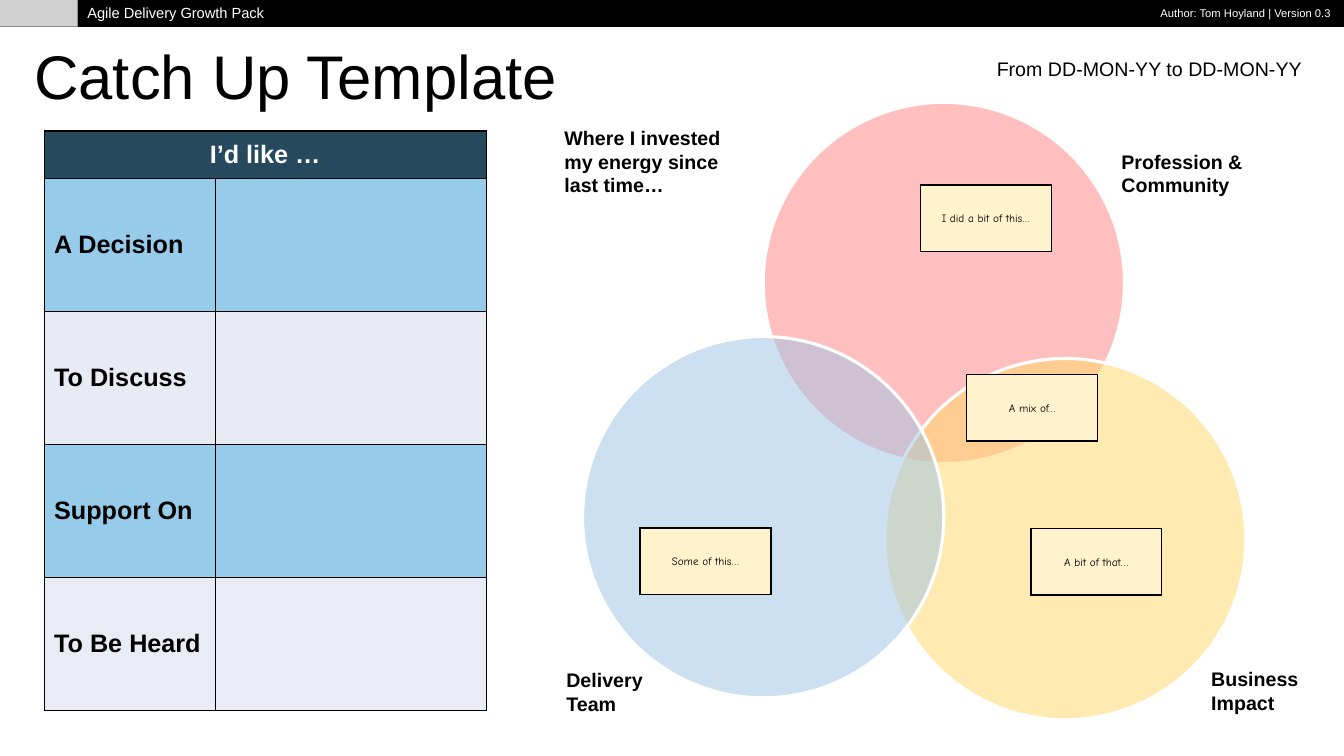
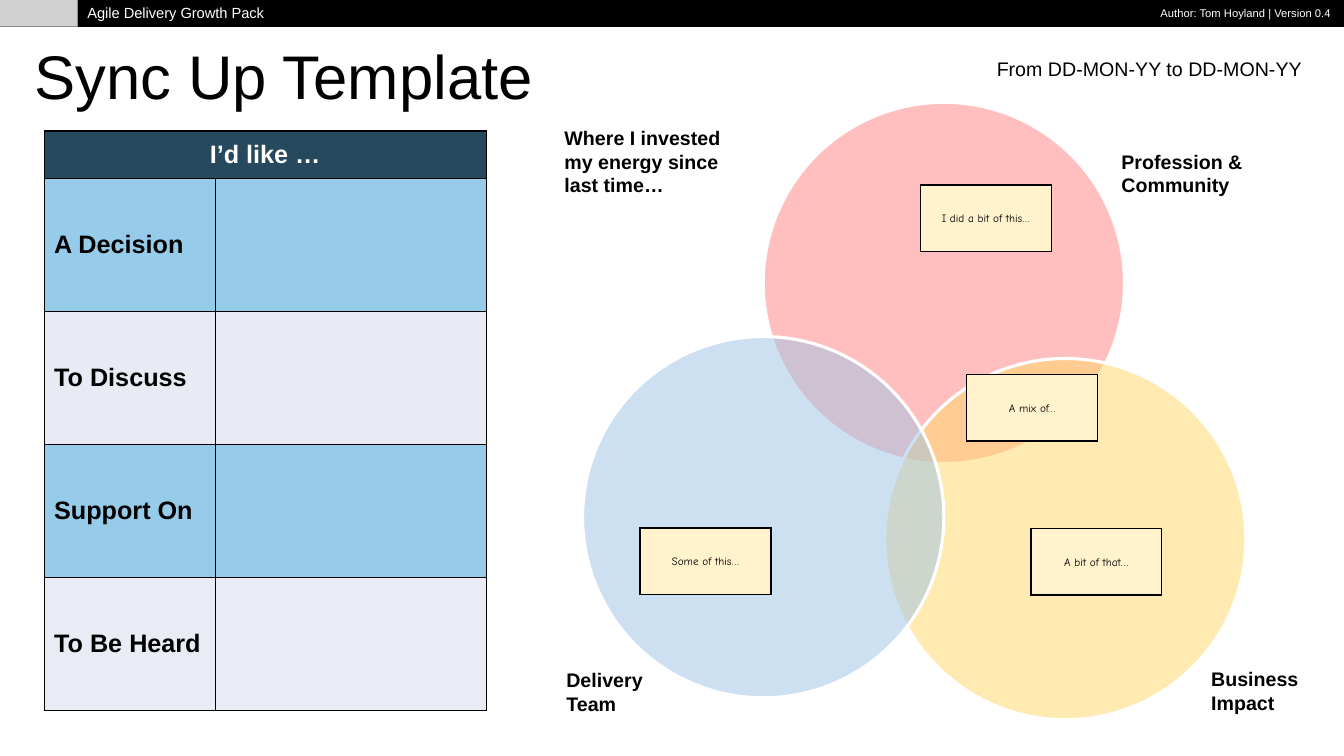
Before and after one commit to tomhoyland/agile-growth-pack, a slide deck: slide 6 of AgileDeliveryGrowthPack.pptx. Drawn at 1344x756 pixels with LibreOffice and Linux fonts; fonts in the diff are those of the drawing; grey boxes stand for pictures. Boxes give left, top, right and bottom in pixels: in the first picture for what was removed or moved away, otherwise in the second. Text is boxed around its words. In the diff, an @@ line names an element or a change of style, - is before the commit and + after.

Commit message:
Add files via upload
Updated to 0.4, changing 'Catch Up' to 'Sync Up' - credit to Fred Deichler for the observation.

```diff
--- a/AgileDeliveryGrowthPack.pptx
+++ b/AgileDeliveryGrowthPack.pptx
@@ text at [1160, 9, 1331, 19]: text changed @@
-Author: Tom Hoyland | Version 0.3
+Author: Tom Hoyland | Version 0.4
@@ title at [34, 54, 533, 111]: text changed @@
-Catch Up Template
+Sync Up Template
```
Also in this commit, not shown: 5 other slides changed, 1 other file.
